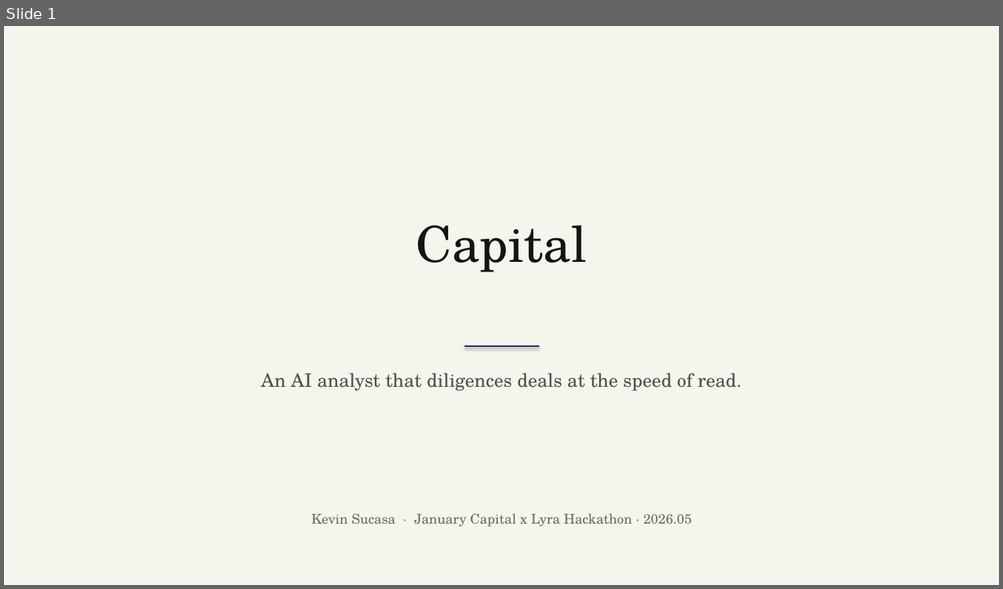
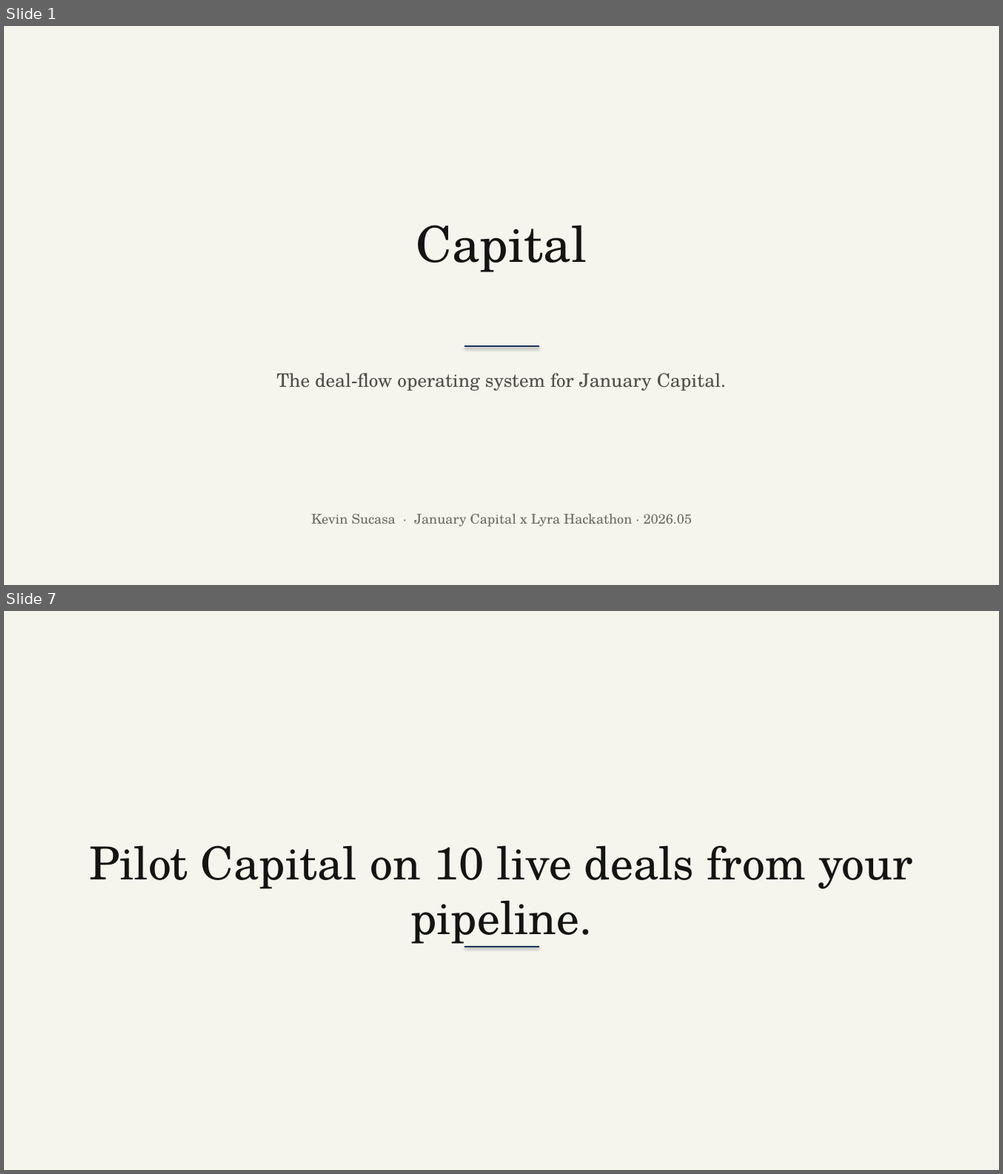
Before and after one commit to kndwin/capital, a slide deck: pitch-deck/capital-pitch-deck.pptx. Shown one above the other, each under a label of ours: slide 1 before the commit, slides 1 and 7 after it; the slides between them are not shown. The pictures are 1003x589 and 1003x1174 pixels, drawn with LibreOffice and Linux fonts; fonts in the diff are those of the drawing. Boxes give left, top, right and bottom in pixels: in the first picture for what was removed or moved away, otherwise in the second. Text is boxed around its words. In the diff, an @@ line names an element or a change of style, - is before the commit and + after.

```diff
--- a/pitch-deck/capital-pitch-deck.pptx
+++ b/pitch-deck/capital-pitch-deck.pptx
@@ slide 7 added at bbox=[4, 611, 999, 1170], background #FFFFFF @@
@@ rectangle added at bbox=[4, 611, 999, 1170], fill #F5F4ED @@
@@ text added at bbox=[89, 846, 912, 948], 44 pt, text #141413 @@
+Pilot Capital on 10 live deals from your pipeline.
@@ line added from (464, 947) to (539, 947), #1B365D 1.5 pt @@
@@ slide 1 changed as well @@
@@ text at bbox=[276, 373, 726, 391]: text changed @@
-An AI analyst that diligences deals at the speed of read.
+The deal-flow operating system for January Capital.
```
Also in this commit, not shown: 2 other slides changed, 3 other slides added, 3 slides removed, 57 other files.
